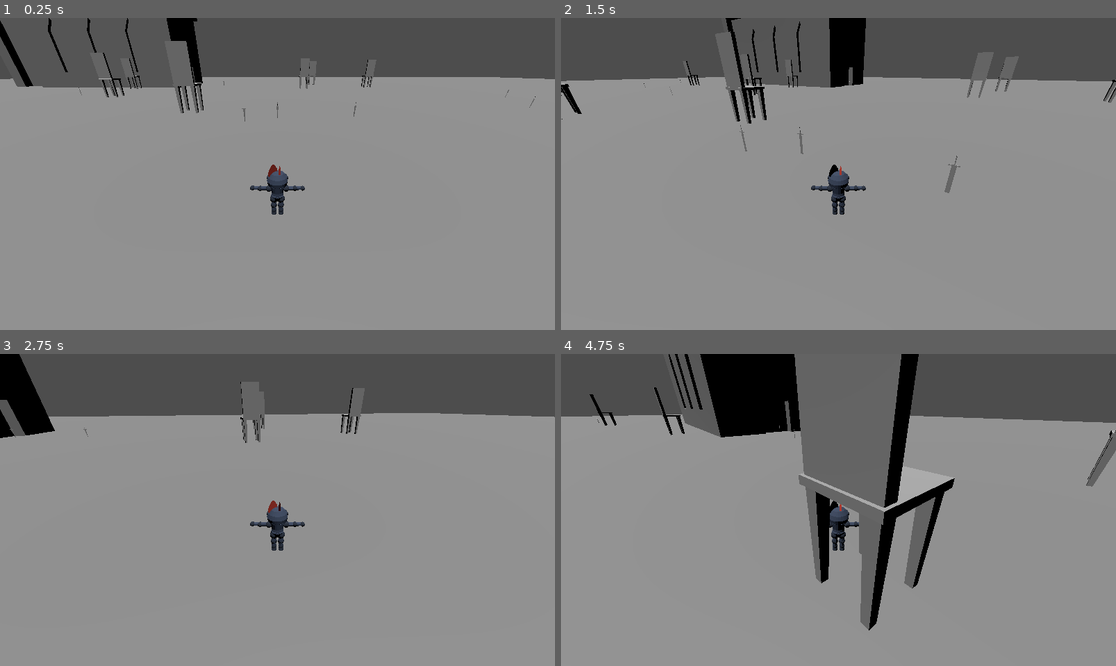
Above: before the commit, frames 1-4 (two rows, left to right).
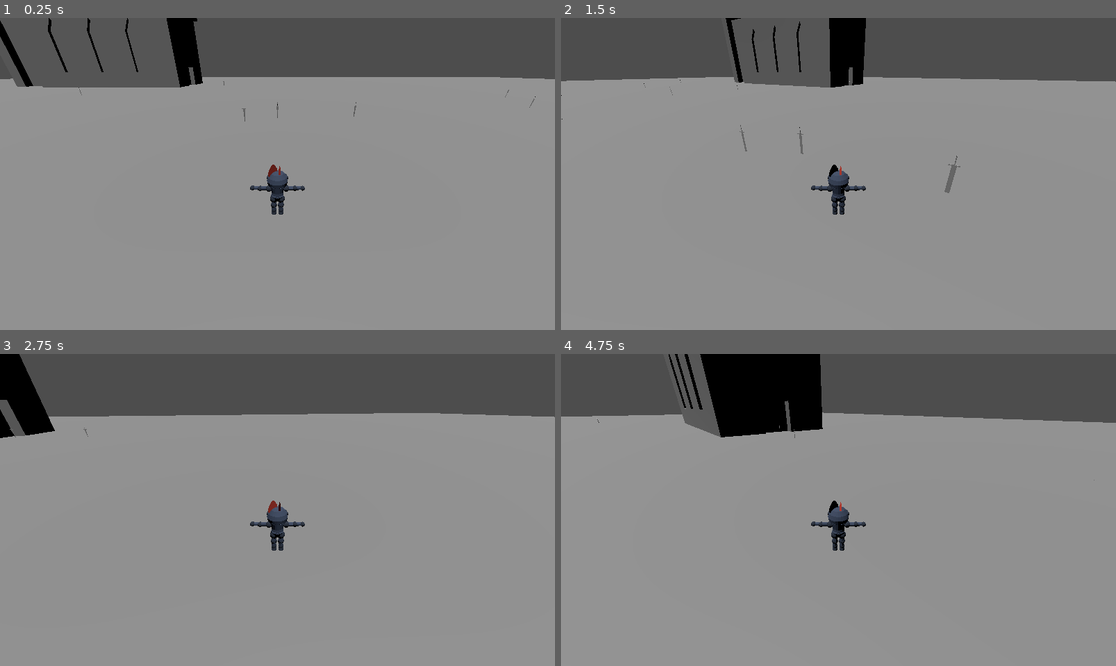
Above: after the commit, the same moments.

Repository: Tchetchouille/GMTK2024
Game: Godot game, scene res://scenes/main.tscn
The game is run twice, just before and just after one commit, with the same random seed, the same clock (stepped at 60 frames per second) and the same inputs. This scene is started directly instead of the project's main scene. Sound files missing from this copy of the repository are replaced by a short silence.
Inputs (mouse positions are in pixels of both pictures, inside the frame that each line leads up to):
- Up to frame 1 (0.25 s): no input
- Up to frame 2 (1.5 s): tap Enter at 0.5 s; move the mouse to (866, 174) at 0.52 s; hold W (move_forward) from 0.53 s (still down); click (866, 174) at 0.6 s; move the mouse to (810, 174) at 1.27 s; click (810, 174) at 1.35 s
- Up to frame 3 (2.75 s): keep holding W (move_forward); move the mouse to (288, 503) at 2.02 s; click (288, 503) at 2.1 s
- Up to frame 4 (4.75 s): keep holding W (move_forward); move the mouse to (832, 516) at 2.77 s; click (832, 516) at 2.85 s; move the mouse to (877, 513) at 3.52 s; click (877, 513) at 3.6 s; move the mouse to (794, 506) at 4.27 s; click (794, 506) at 4.35 s

The runs differ from the first frame. In frame 1, 0.9% of the frame differs, in the area x 17-68%, y 7-31%; in frame 2, 1.1%; in frame 3, 0.4%; in frame 4, 12%, in the area x 5-100%, y 0-89%.

Commit message:
Weapons in hand

Diff:
--- a/resources/weapons/church.tres
+++ b/resources/weapons/church.tres
@@ -1,6 +1,7 @@
-[gd_resource type="Resource" script_class="WeaponResource" load_steps=3 format=3 uid="uid://bwg41iohtrfi3"]
+[gd_resource type="Resource" script_class="WeaponResource" load_steps=4 format=3 uid="uid://bwg41iohtrfi3"]
 
 [ext_resource type="PackedScene" uid="uid://bvnjotreh65bq" path="res://scenes/weapons/prop_church.tscn" id="1_dbnc8"]
+[ext_resource type="PackedScene" uid="uid://b1xwmrsvgpmsf" path="res://scenes/weapons/item_church.tscn" id="1_w3oby"]
 [ext_resource type="Script" path="res://scripts/weapon_resource.gd" id="2_r5orx"]
 
 [resource]
@@ -8,6 +9,7 @@
 name = "Church"
 scale = 60.0
 model = ExtResource("1_dbnc8")
+item_model = ExtResource("1_w3oby")
 max_occurrences = 4
 radius = 15.0
 damage = 60.0
--- a/resources/weapons/sword.tres
+++ b/resources/weapons/sword.tres
@@ -1,5 +1,6 @@
-[gd_resource type="Resource" script_class="WeaponResource" load_steps=3 format=3 uid="uid://c8og61sa7x30a"]
+[gd_resource type="Resource" script_class="WeaponResource" load_steps=4 format=3 uid="uid://c8og61sa7x30a"]
 
+[ext_resource type="PackedScene" uid="uid://cm1v85y1tvssn" path="res://scenes/weapons/item_sword.tscn" id="1_e1ls4"]
 [ext_resource type="PackedScene" uid="uid://b0f4pds0wpp2a" path="res://scenes/weapons/prop_sword.tscn" id="1_tu7ce"]
 [ext_resource type="Script" path="res://scripts/weapon_resource.gd" id="2_hedo3"]
 
@@ -8,6 +9,7 @@
 name = "Sword"
 scale = 0.7
 model = ExtResource("1_tu7ce")
+item_model = ExtResource("1_e1ls4")
 max_occurrences = 50
 radius = 1.0
 damage = 1.0
--- a/scenes/Character.tscn
+++ b/scenes/Character.tscn
@@ -19,8 +19,9 @@
 [sub_resource type="BoxShape3D" id="BoxShape3D_qrq71"]
 size = Vector3(1.122, 1, 1)
 
-[node name="character" type="CharacterBody3D"]
+[node name="character" type="CharacterBody3D" node_paths=PackedStringArray("model")]
 script = ExtResource("2_ro3ve")
+model = NodePath("CARA_Model")
 
 [node name="CameraController" type="Node3D" parent="."]
 transform = Transform3D(1, 0, 0, 0, 0.527727, 0.849414, 0, -0.849414, 0.527727, 0, 12.7203, 6.74242)
--- a/scenes/main.tscn
+++ b/scenes/main.tscn
@@ -11,9 +11,10 @@
 [node name="Terrain" parent="." node_paths=PackedStringArray("player") instance=ExtResource("1_nfvie")]
 player = NodePath("../Character")
 
-[node name="Character" parent="." instance=ExtResource("2_ge8hq")]
+[node name="Character" parent="." node_paths=PackedStringArray("manager") instance=ExtResource("2_ge8hq")]
 transform = Transform3D(-1, 0, -8.74228e-08, 0, 1, 0, 8.74228e-08, 0, -1, 0, 0, 0)
 current_weapon_resource = ExtResource("3_1t6ca")
+manager = NodePath("../GameManager")
 
 [node name="DirectionalLight3D" type="DirectionalLight3D" parent="."]
 transform = Transform3D(1, 0, 0, 0, -0.306925, 0.951734, 0, -0.951734, -0.306925, 0, 1.51204, 0)
--- a/scenes/weapons/cara_model.tscn
+++ b/scenes/weapons/cara_model.tscn
@@ -1,11 +1,14 @@
-[gd_scene load_steps=5 format=3 uid="uid://40dq7u1tbr73"]
+[gd_scene load_steps=6 format=3 uid="uid://40dq7u1tbr73"]
 
 [ext_resource type="PackedScene" uid="uid://cjidtpk62rvk6" path="res://models/CARA_Model.fbx" id="1_hqui3"]
+[ext_resource type="Script" path="res://scripts/character_model.gd" id="2_g6rrt"]
 [ext_resource type="Material" uid="uid://clane1b3w2sd4" path="res://Materials/Metal.tres" id="2_usc1s"]
 [ext_resource type="Material" path="res://Materials/Feather.tres" id="3_we7l5"]
-[ext_resource type="Material" path="res://Materials/DarkMetal.tres" id="4_jjw1a"]
+[ext_resource type="Material" uid="uid://c1yv8dq83mmtk" path="res://Materials/DarkMetal.tres" id="4_jjw1a"]
 
-[node name="CARA_Model" instance=ExtResource("1_hqui3")]
+[node name="CARA_Model" node_paths=PackedStringArray("hand") instance=ExtResource("1_hqui3")]
+script = ExtResource("2_g6rrt")
+hand = NodePath("locator1/Knight_Body1/Knight_ShoulderR/Knight_ArmR/Knight_ElbowR/Knight_WristR/Knight_HandR")
 
 [node name="Knight_Body1" parent="locator1" index="0"]
 material_override = ExtResource("2_usc1s")
--- /dev/null
+++ b/scenes/weapons/item_church.tscn
@@ -0,0 +1,5 @@
+[gd_scene load_steps=2 format=3 uid="uid://b1xwmrsvgpmsf"]
+
+[ext_resource type="PackedScene" uid="uid://cxq1r0gt4mkti" path="res://models/ITEM_Church.fbx" id="1_c8ttv"]
+
+[node name="ITEM_Church" instance=ExtResource("1_c8ttv")]
--- /dev/null
+++ b/scenes/weapons/item_sword.tscn
@@ -0,0 +1,5 @@
+[gd_scene load_steps=2 format=3 uid="uid://cm1v85y1tvssn"]
+
+[ext_resource type="PackedScene" uid="uid://cvmvl6caqy3bd" path="res://models/ITEM_Sword.fbx" id="1_rcmgh"]
+
+[node name="ITEM_Sword" instance=ExtResource("1_rcmgh")]
--- a/scripts/character_body_3d.gd
+++ b/scripts/character_body_3d.gd
@@ -6,6 +6,8 @@
 @export var knockback_strength: float = 100.0
 @export var knockback_duration: float = 0.5
 @export var pickup_increment: float = 10
+@export var model: CharacterModel
+@export var manager: GameManager
 
 @onready var mouse_sensitivity = 0.01#get_var("look-sensitivity")
 
@@ -21,6 +23,9 @@
 # https://kidscancode.org/godot_recipes/4.x/input/mouse_capture/
 func _ready():
 	Input.mouse_mode = Input.MOUSE_MODE_CAPTURED
+
+	model.set_hand_item(current_weapon_resource.item_model)
+	model.set_hand_item_scale(manager.current_scale * Vector3.ONE)
 
 func _input(event):
 	if event.is_action_pressed("ui_cancel"):
@@ -39,6 +44,8 @@
 				picking_up_weapon = null
 				is_picking_up = false
 				print("Weapon picked up!")
+				model.set_hand_item(current_weapon_resource.item_model)
+				model.set_hand_item_scale(manager.current_scale * Vector3.ONE)
 		else:
 			# loose progress if not clicking
 			pickup_progress -= inactivity_pickup_loss * delta
@@ -120,6 +127,8 @@
 	var min_distance = INF
 	var closest_weapon = null
 	for weapon in weapons_in_range:
+		if weapon.resource.scale > manager.current_scale * 1.2 or weapon.resource.scale < manager.current_scale * 0.8:
+			continue
 		var distance = transform.origin.distance_to(weapon.transform.origin)
 		if distance < min_distance :
 			min_distance = distance
--- /dev/null
+++ b/scripts/character_model.gd
@@ -0,0 +1,14 @@
+class_name CharacterModel extends Node3D
+
+@export var hand: Node3D
+
+func set_hand_item(item: PackedScene):
+	var instance = item.instantiate()
+	hand.add_child(instance)
+
+func set_hand_item_scale(scale: Vector3):
+	var item = hand.get_child(0)
+	if item:
+		item.scale = scale
+	else:
+		printerr("Hand item doesn't exist")
--- a/scripts/game_manager.gd
+++ b/scripts/game_manager.gd
@@ -1,4 +1,4 @@
-extends Node
+class_name GameManager extends Node
 
 @export var enemy_scene: PackedScene  # The scene resource of the enemy
 @export var spawn_radius: float = 80.0  # Radius around the target where enemies will spawn
@@ -81,7 +81,7 @@
 		spawn_enemies()
 
 
-func scale_everything(amount: float):
+func scale_everything(amount):
 	## Scale world
 	# Get the player's position
 	var player_pos = target.transform.origin
@@ -92,8 +92,9 @@
 	# Store the old scale
 	var old_scale = terrain.scale
 
+	current_scale += amount
 	# Scale down the terrain
-	terrain.scale -= Vector3.ONE * amount
+	terrain.scale -= amount * Vector3.ONE
 
 	# Calculate the scale ratio (to adjust the terrain position)
 	var scale_ratio = terrain.scale / old_scale
@@ -103,4 +104,6 @@
 
 
 	for enemy in enemies:
-		enemy.scale -= Vector3.ONE * amount
+		enemy.scale -= amount * Vector3.ONE
+
+	target.model.set_hand_item_scale(terrain.scale)
--- a/scripts/terrain.gd
+++ b/scripts/terrain.gd
@@ -5,7 +5,7 @@
 @export var map_size = 100
 @export var player: CharacterBody3D
 var weapon_template = preload("res://scenes/weapon.tscn")
-var noise: FastNoiseLite
+#@onready var noise: FastNoiseLite = FastNoiseLite.new()
 var taken_spaces = Array()
 
 var weapons: Array[WeaponResource] = [
@@ -13,13 +13,12 @@
 	preload("res://resources/weapons/church.tres"),
 	#preload("res://resources/bone.tres"),
 	preload("res://resources/weapons/sword.tres"),
-	preload("res://resources/weapons/chair.tres"),
+	#preload("res://resources/weapons/chair.tres"),
 	preload("res://resources/weapons/needle.tres"),
 ]
 
 # Called when the node enters the scene tree for the first time.
 func _ready() -> void:
-	#noise = FastNoiseLite.new()
 	#noise.seed = randi()
 
 	# Prevent stuff from spawning at the center (on the player)
Not shown: 1 places in Materials/DarkMetal.tres that only renumber resources
